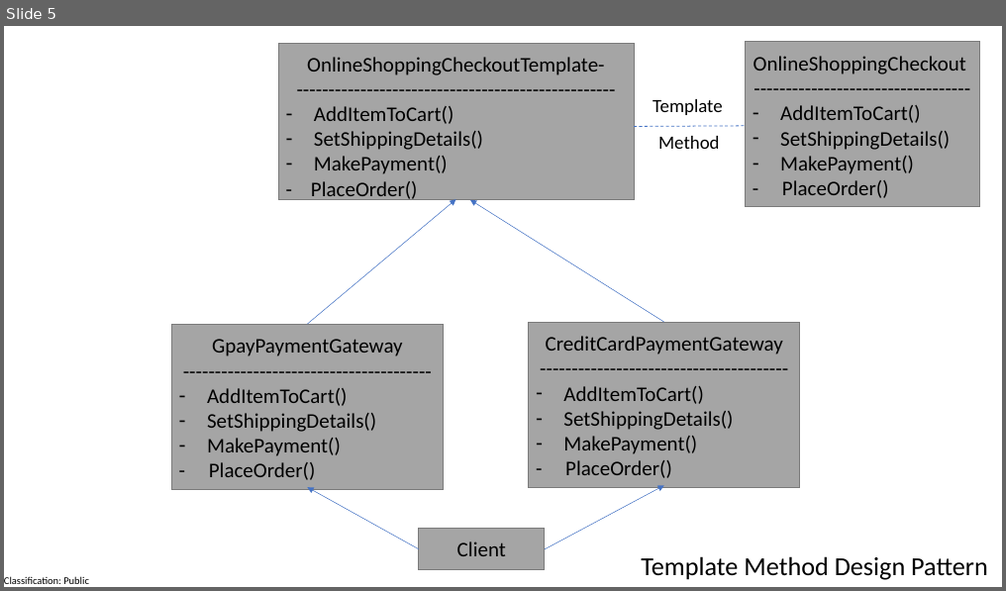
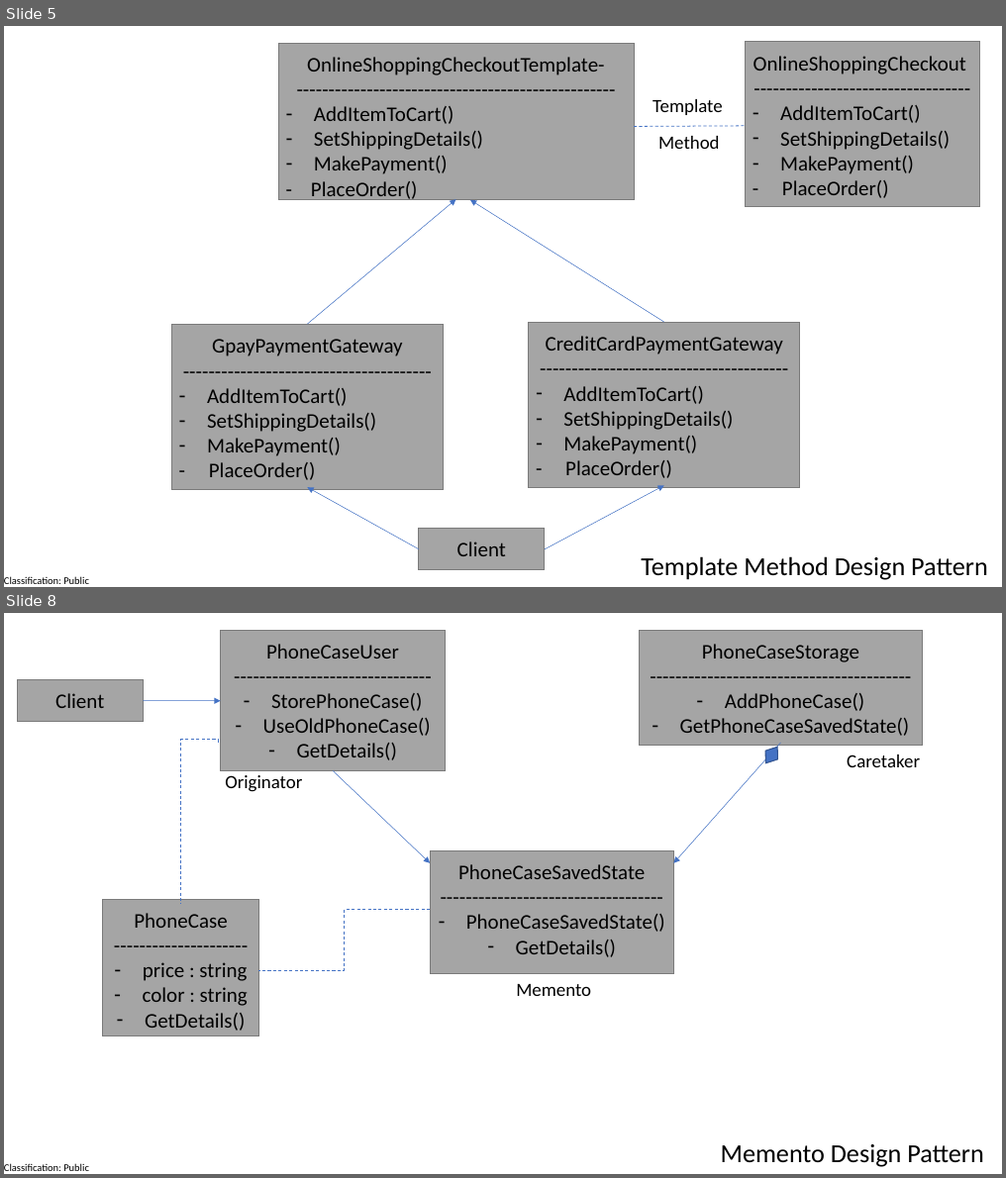
Before and after one commit to aakriti1404/DesignPatterns, a slide deck: BehavioralDesignPattern.pptx. Shown one above the other, each under a label of ours: slide 5 before the commit, slides 5 and 8 after it; the slides between them are not shown. The pictures are 1006x591 and 1006x1178 pixels, drawn with LibreOffice and Linux fonts; fonts in the diff are those of the drawing. Boxes give left, top, right and bottom in pixels: in the first picture for what was removed or moved away, otherwise in the second. Text is boxed around its words. In the diff, an @@ line names an element or a change of style, - is before the commit and + after.

Commit message:
Memento Design Pattern

```diff
--- a/BehavioralDesignPattern.pptx
+++ b/BehavioralDesignPattern.pptx
@@ slide 8 added at <box>4,613,1002,1174</box>, background #FFFFFF; not listed: 1 template element that a slide beside it also shows @@
@@ rectangle added at <box>221,630,445,771</box>, fill #A5A5A5, outline #7A7A7A 1 pt @@
@@ rectangle added at <box>640,630,922,746</box>, fill #A5A5A5, outline #7A7A7A 1 pt @@
@@ text added at <box>263,644,431,761</box>, 20 pt, text #000000 @@
+PhoneCaseUser
+-------------------------------
+– StorePhoneCase()
+– UseOldPhoneCase()
+– GetDetails()
@@ text added at <box>680,644,910,736</box>, 20 pt, text #000000 @@
+PhoneCaseStorage
+-----------------------------------------
+– AddPhoneCase()
+– GetPhoneCaseSavedState()
@@ rectangle added at <box>17,679,143,722</box>, fill #A5A5A5, outline #7A7A7A 1 pt @@
@@ text added at <box>55,693,104,708</box>, 20 pt, text #000000 @@
+Client
@@ line added from (80, 684) to (80, 684), #4472C4 0.5 pt @@
@@ arrow added from (144, 700) to (221, 700), #4472C4 0.5 pt @@
@@ elbow line added from (218, 743) to (180, 903), #4472C4 0.75 pt dashed @@
@@ arrow added from (781, 743) to (674, 863), #4472C4 0.5 pt @@
@@ diamond added at <box>760,743,784,767</box>, fill #4472C4, outline #325491 1 pt @@
@@ text added at <box>846,755,920,767</box>, 18 pt, text #000000 @@
+Caretaker
@@ text added at <box>225,775,302,792</box>, 18 pt, text #000000 @@
+Originator
@@ arrow added from (333, 771) to (430, 863), #4472C4 0.5 pt @@
@@ rectangle added at <box>430,852,674,974</box>, fill #A5A5A5, outline #7A7A7A 1 pt @@
@@ text added at <box>458,864,665,958</box>, 20 pt, text #000000 @@
+PhoneCaseSavedState
+-----------------------------------
+– PhoneCaseSavedState()
+– GetDetails()
@@ rectangle added at <box>103,900,259,1037</box>, fill #A5A5A5, outline #7A7A7A 1 pt @@
@@ elbow line added from (430, 909) to (259, 970), #4472C4 0.75 pt dashed @@
@@ text added at <box>134,913,248,1031</box>, 20 pt, text #000000 @@
+PhoneCase
+---------------------
+– price : string
+– color : string
+– GetDetails()
@@ text added at <box>516,984,591,996</box>, 18 pt, text #000000 @@
+Memento
@@ text added at <box>721,1145,984,1167</box>, 25 pt, text #000000 @@
+Memento Design Pattern
```
Also in this commit, not shown: 1 slide changed, 2 other slides added, 6 other files.
